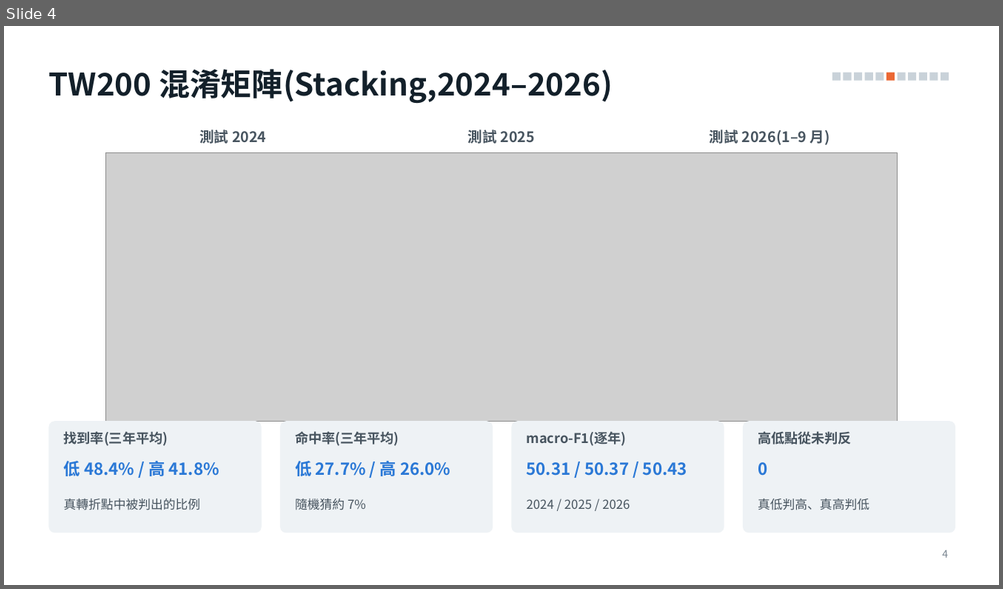
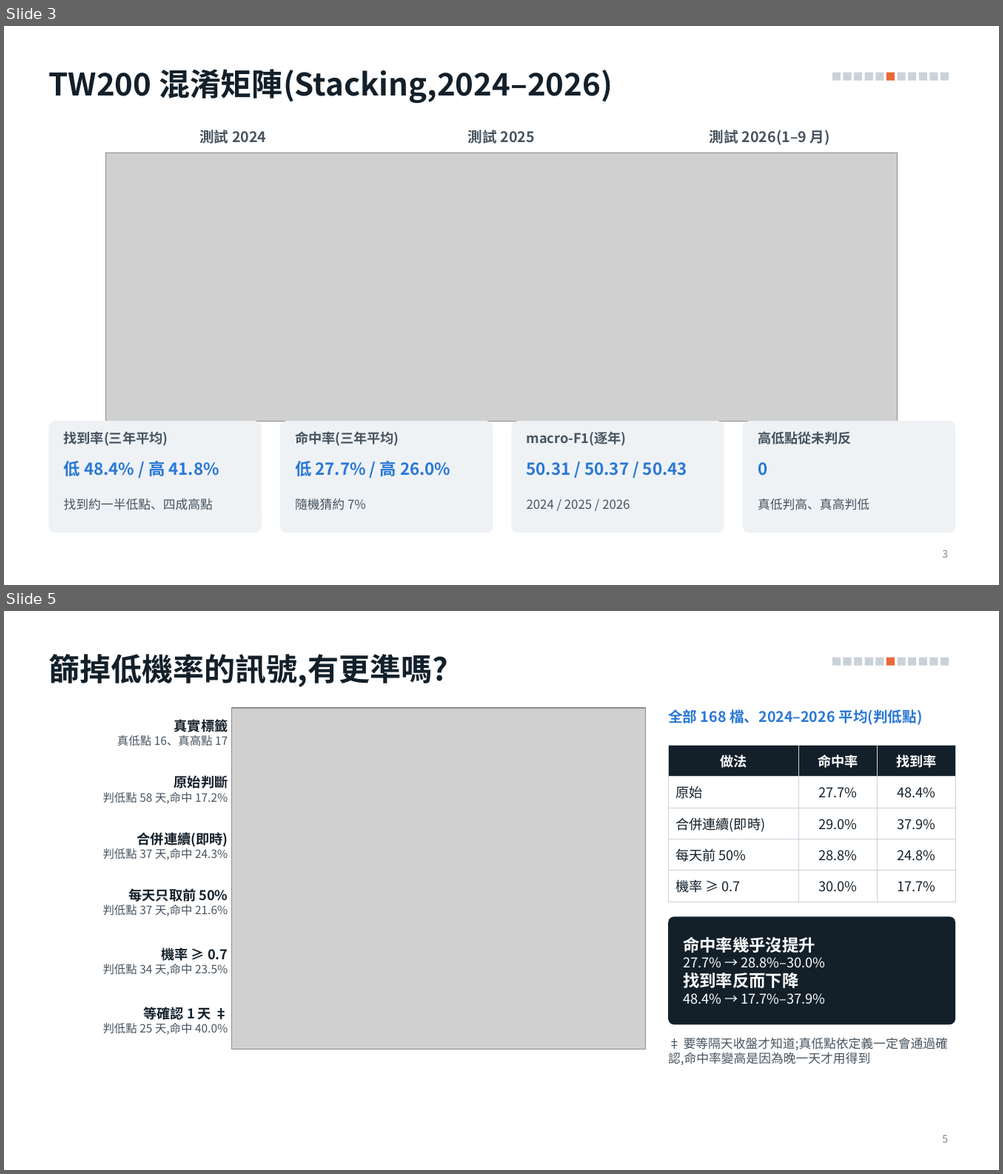
Before and after one commit to alextixu/fcukproject, a slide deck: method_kline_peak/report/kline_peak_report.pptx. Shown one above the other, each under a label of ours: slide 4 before the commit, slides 3 and 5 after it; the slides between them are not shown. The pictures are 1003x589 and 1003x1174 pixels, drawn with LibreOffice and Linux fonts; fonts in the diff are those of the drawing; grey boxes stand for pictures. Boxes give left, top, right and bottom in pixels: in the first picture for what was removed or moved away, otherwise in the second. Text is boxed around its words. In the diff, an @@ line names an element or a change of style, - is before the commit and + after.

```diff
--- a/method_kline_peak/report/kline_peak_report.pptx
+++ b/method_kline_peak/report/kline_peak_report.pptx
@@ slide 5 added at [4, 611, 999, 1170], background #FFFFFF; not listed: 11 template elements that a slide beside it also shows @@
@@ title added at [48, 654, 447, 687], 30 pt, text #13202A, bold @@
+篩掉低機率的訊號,有更準嗎?
@@ text added at [117, 718, 228, 746], 11 pt, text #47545F @@
+真實標籤
+真低點 16、真高點 17
@@ picture added at [232, 708, 646, 1050] @@
@@ text added at [668, 709, 922, 725], 14 pt, text #2A78D6, bold @@
+全部 168 檔、2024–2026 平均(判低點)
@@ table added at [668, 745, 956, 896], 5 rows, 3 columns @@
+做法 | 命中率 | 找到率
+原始 | 27.7% | 48.4%
+合併連續(即時) | 29.0% | 37.9%
+每天前 50% | 28.8% | 24.8%
+機率 ≥ 0.7 | 30.0% | 17.7%
@@ text added at [103, 775, 228, 804], 11 pt, text #47545F @@
+原始判斷
+判低點 58 天,命中 17.2%
@@ text added at [103, 832, 228, 860], 11 pt, text #47545F @@
+合併連續(即時)
+判低點 37 天,命中 24.3%
@@ text added at [103, 889, 227, 917], 11 pt, text #47545F @@
+每天只取前 50%
+判低點 37 天,命中 21.6%
@@ rounded rectangle added at [668, 917, 956, 1025], fill #13202A @@
@@ text added at [683, 937, 825, 1005], 13 pt, text #FFFFFF @@
+命中率幾乎沒提升
+27.7% → 28.8%–30.0%
+找到率反而下降
+48.4% → 17.7%–37.9%
@@ text added at [103, 948, 227, 976], 11 pt, text #47545F @@
+機率 ≥ 0.7
+判低點 34 天,命中 23.5%
@@ text added at [103, 1005, 227, 1035], 11 pt, text #47545F @@
+等確認 1 天 ‡
+判低點 25 天,命中 40.0%
@@ text added at [668, 1038, 948, 1065], 12 pt, text #47545F @@
+‡ 要等隔天收盤才知道;真低點依定義一定會通過確認,命中率變高是因為晚一天才用得到
@@ page number added at [942, 1136, 948, 1143], 10 pt, text #7A8691 @@
+5
@@ what was slide 4 is now slide 3 @@
@@ slide 3 changed as well @@
@@ text at [64, 499, 213, 511]: text changed @@
-真轉折點中被判出的比例
+找到約一半低點、四成高點
@@ page number at [942, 550, 948, 558]: text changed @@
-4
+3
```
Also in this commit, not shown: 2 other slides changed, 2 other slides added, 9 slides removed, 3 other files.
